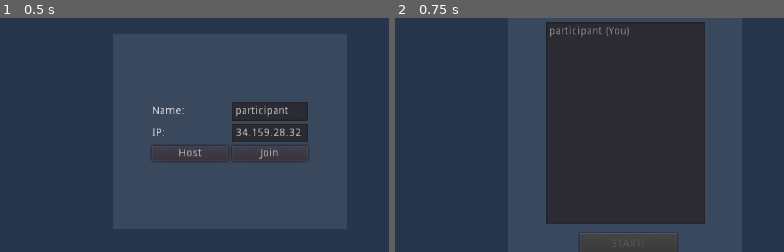
Above: before the commit, frames 1-2 (left to right).
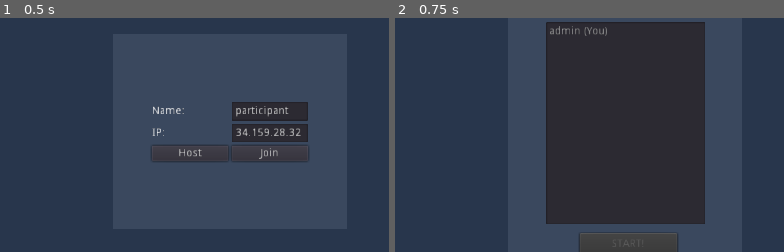
Above: after the commit, the same moments.

Repository: MinisX/Collaboration-Space
Game: Godot game, scene res://Lobby.tscn
Two runs of this game, one before a commit and one after it. Both use one fixed random seed, a clock stepped at 60 frames per second and the inputs below. The engine's default icon, where the game draws it, is replaced by a stand-in: a white triangle on a blue panel in a dark square.
Inputs:
- Up to frame 1 (0.5 s): no input
- Up to frame 2 (0.75 s): click "Host" at 0.5 s
The pictures show only the part of the screen within x 19-69%, y 26-76%; the shares and areas given below are measured in that part.

Frame 1 is identical in both runs. In frame 2, 0.3% of the frame differs, in the area x 39-61%, y 3-9%.

Commit message:
networking implt

Diff:
--- a/Tutorials/proto/Lobby.gd
+++ b/Tutorials/proto/Lobby.gd
@@ -24,12 +24,11 @@
 	name_input.text = "participant"
 	ip_input.text = "34.159.28.32"
 
-func _on_host_pressed() -> void:
-	connection_panel.hide()
-	participants_panel.show()
-
-	Meeting.host_meeting(name_input.text)
+	# DELETE THIS WHEN RUNNING FROM CLIENT SIDE
+	Meeting.host_meeting("admin")
 	refresh_lobby()
+	yield(get_tree().create_timer(10.0), "timeout")
+	Meeting.start_meeting()
 
 # Called when the node enters the scene tree for the first time.
 func _enter_tree():
@@ -37,6 +36,18 @@
 	# and start a client otherwise.
 	if "--server" in OS.get_cmdline_args():
 		Meeting.host_meeting("admin")
+		refresh_lobby()
+		yield(get_tree().create_timer(10.0), "timeout")
+		Meeting.start_meeting()
+
+func _on_host_pressed() -> void:
+	connection_panel.hide()
+	participants_panel.show()
+
+	Meeting.host_meeting("admin")
+	refresh_lobby()
+	yield(get_tree().create_timer(10.0), "timeout")
+	Meeting.start_meeting()
 
 func _on_join_pressed() -> void:
 	var ip: String = ip_input.text
@@ -71,6 +82,8 @@
 	host_button.disabled = false
 	join_button.disabled = false
 
+# This method is called first time when we host as server
+# and when client joins, it is signaled from Meeing register_participant
 func refresh_lobby() -> void:
 	var participants: Array = Meeting.get_participant_list()
 	participants.sort()
--- a/Tutorials/proto/Meeting.gd
+++ b/Tutorials/proto/Meeting.gd
@@ -1,7 +1,7 @@
 extends Node
 
 # Confriration parameters
-const DEFAULT_PORT: int = 5555
+const DEFAULT_PORT: int = 4242
 const MAX_PARTICIPANT: int = 30
 
 # Create new NetworkedMultiplayerENet object.
@@ -118,6 +118,7 @@
 
 # Method that creates the host
 func host_meeting(new_participant_name: String) -> void:
+	print("host_meeting")
 	participant_name = new_participant_name
 
 	# Initializing as a server, listening on the given port, with a given maximum number of peers
@@ -144,6 +145,7 @@
 
 
 func start_meeting() -> void:
+	print("start_meeting")
 	assert(get_tree().is_network_server())
 
 	randomize()
Not shown, added: Tutorials/proto/my_project.pck
Not shown, added: Tutorials/proto/my_project2.pck
Not shown, added: Tutorials/proto/my_project3.pck
Not shown, added: Tutorials/proto/my_project4.pck
Not shown, added: Tutorials/proto/my_project5.pck
